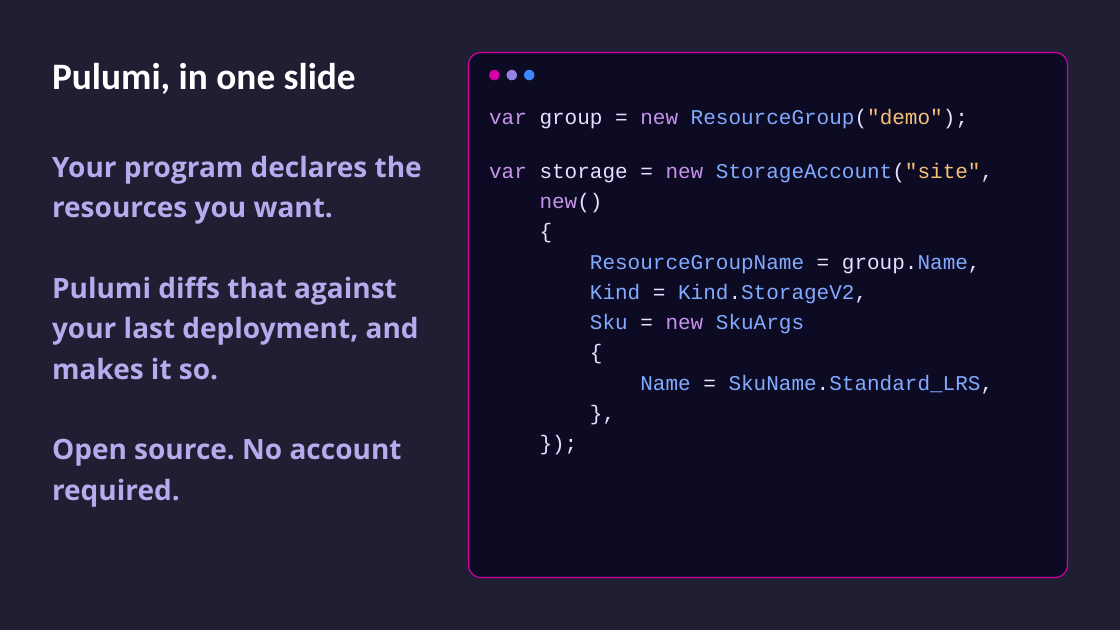
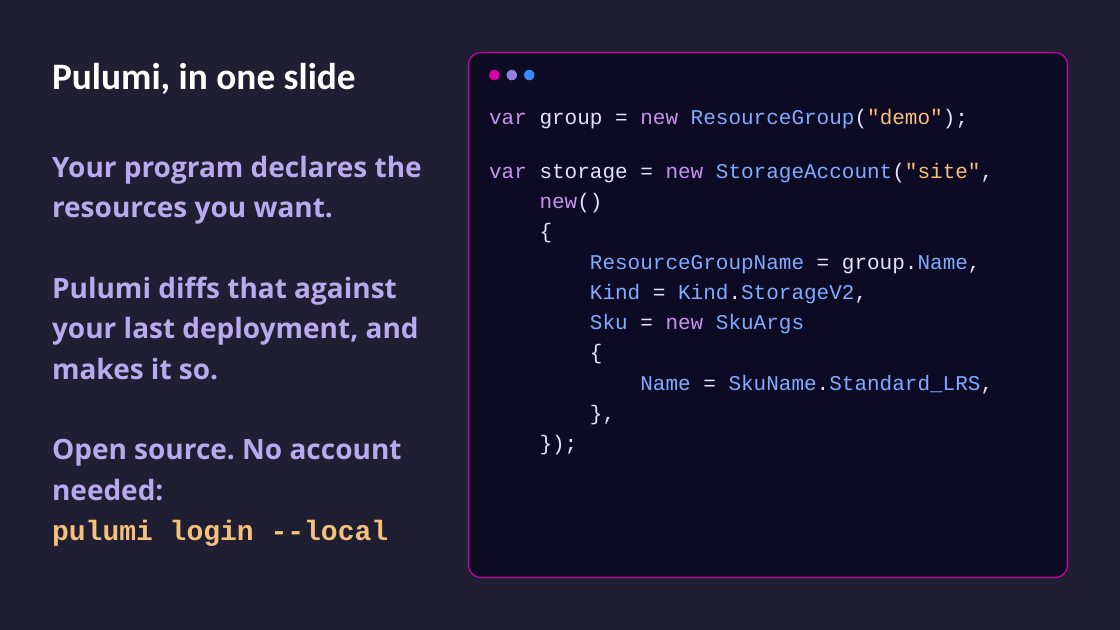
Before and after one commit to CamSoper/infrastructure-as-actual-code, a slide deck: slide 6 of slides/infrastructure-as-actual-code.pptx. Drawn at 1120x630 pixels with LibreOffice and Linux fonts; fonts in the diff are those of the drawing. Boxes give left, top, right and bottom in pixels: in the first picture for what was removed or moved away, otherwise in the second. Text is boxed around its words. In the diff, an @@ line names an element or a change of style, - is before the commit and + after.

```diff
--- a/slides/infrastructure-as-actual-code.pptx
+++ b/slides/infrastructure-as-actual-code.pptx
@@ text at (52, 438, 402, 546): text changed @@
-Open source. No account required.
+Open source. No account needed:
+pulumi login --local
```
Also in this commit, not shown: 2 other files.
